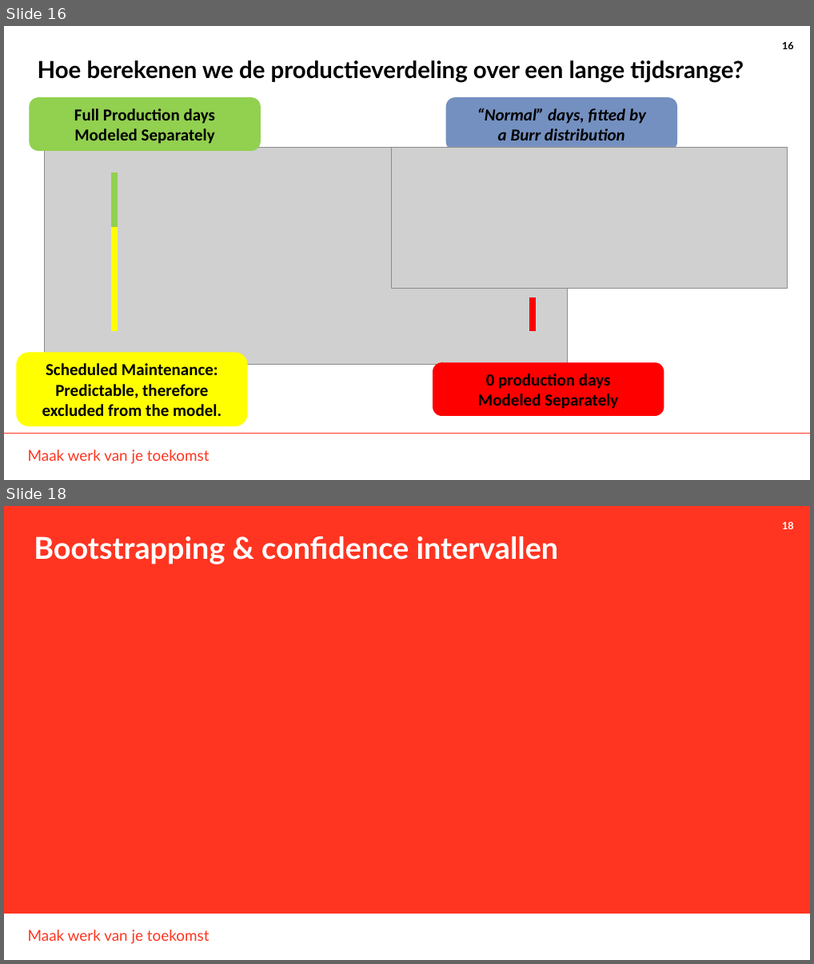
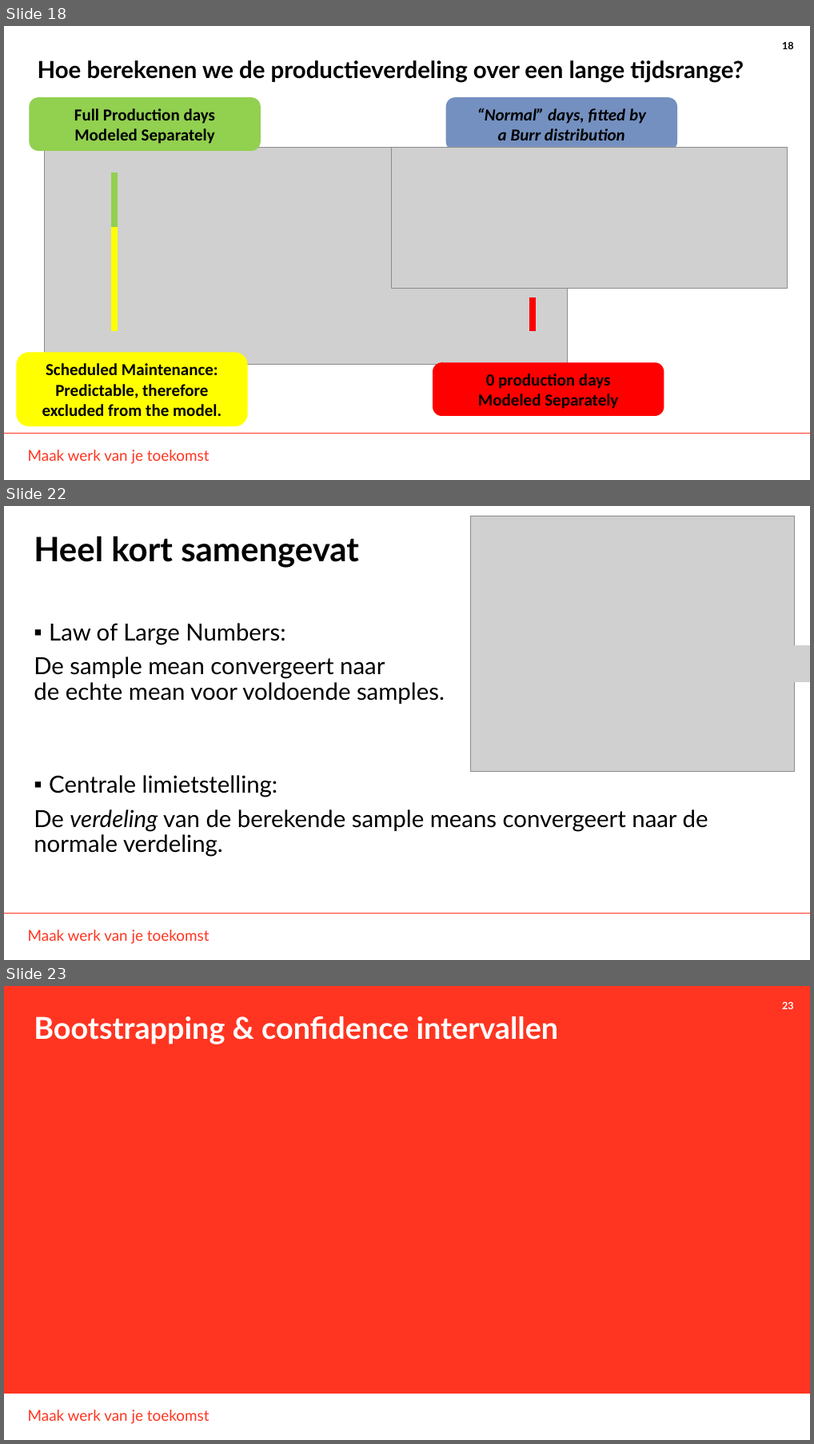
Before and after one commit to THellemans/data-science-syntra-ab, a slide deck: 06 statistiek/06 random sampling and sampling bias/06 random sampling and sampling bias.pptx. Shown one above the other, each under a label of ours: slides 16 and 18 before the commit, slides 18, 22 and 23 after it; the slides between them are not shown. The pictures are 814x964 and 814x1444 pixels, drawn with LibreOffice and Linux fonts; fonts in the diff are those of the drawing; grey boxes stand for pictures; background and template pictures are left out. Boxes give left, top, right and bottom in pixels: in the first picture for what was removed or moved away, otherwise in the second. Text is boxed around its words. In the diff, an @@ line names an element or a change of style, - is before the commit and + after.

```diff
--- a/06 statistiek/06 random sampling and sampling bias/06 random sampling and sampling bias.pptx
+++ b/06 statistiek/06 random sampling and sampling bias/06 random sampling and sampling bias.pptx
@@ slide 22 added at <box>4,506,810,960</box>, background #FFFFFF; not listed: 3 template elements that a slide beside it also shows @@
@@ picture added at <box>470,516,794,771</box> @@
@@ title added at <box>34,536,359,568</box>, 40 pt, text #000000, bold @@
+Heel kort samengevat
@@ text added at <box>34,623,709,856</box>, 28 pt, text #000000 @@
+▪ Law of Large Numbers:
+De sample mean convergeert naar
+de echte mean voor voldoende samples.
+▪ Centrale limietstelling:
+De verdeling van de berekende sample means convergeert naar de normale verdeling.
@@ picture added at <box>694,645,810,682</box> @@
@@ picture added at <box>494,673,650,691</box> @@
@@ what was slide 16 is now slide 18 @@
@@ what was slide 18 is now slide 23 @@
@@ page number at <box>782,1002,794,1009</box>: text changed @@
-18
+23
```
Also in this commit, not shown: 5 slides changed, 4 other slides added, 29 other files.
